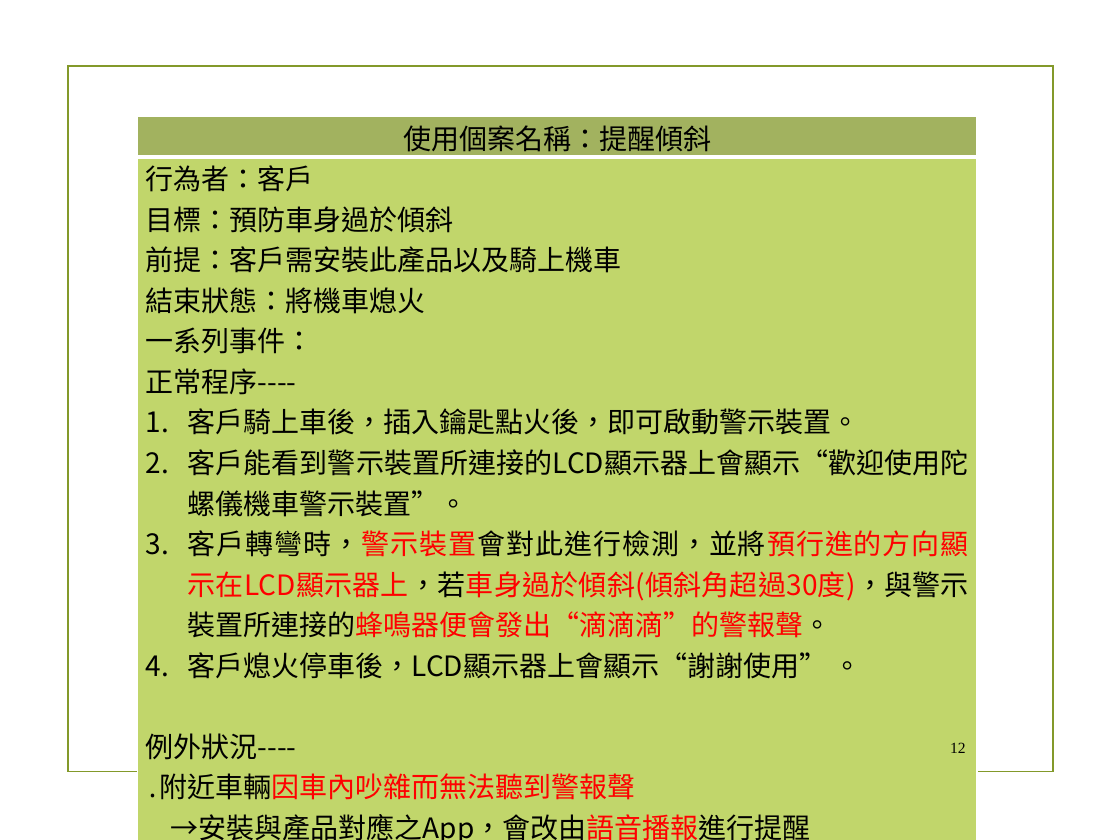
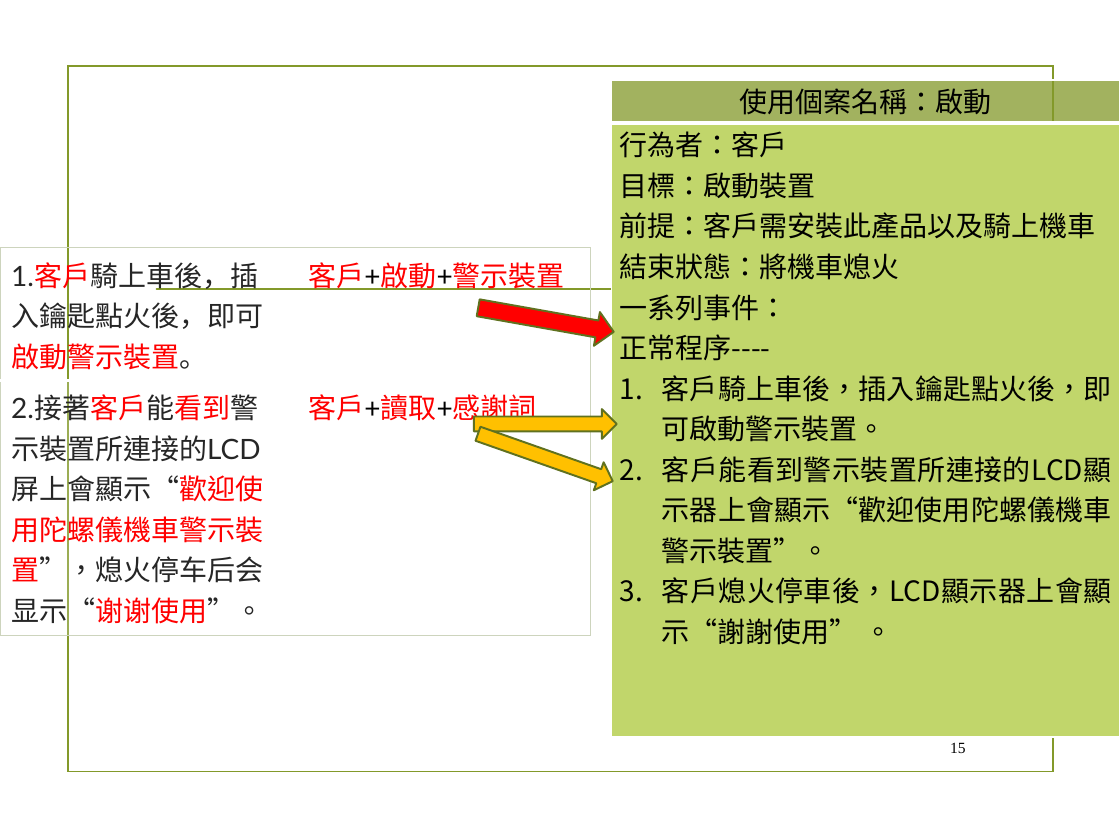
Before and after one commit to chandlerkuo/sharepee, a slide deck: slide 15 of 陀螺儀機車警示裝置.pptx (slide 12 before the commit). Drawn at 1120x840 pixels with LibreOffice and Linux fonts; fonts in the diff are those of the drawing; background and template pictures are left out. Boxes give left, top, right and bottom in pixels: in the first picture for what was removed or moved away, otherwise in the second. Text is boxed around its words. In the diff, an @@ line names an element or a change of style, - is before the commit and + after.

```diff
--- a/陀螺儀機車警示裝置.pptx
+++ b/陀螺儀機車警示裝置.pptx
@@ table at <box>612,80,1120,737</box> @@
-row 1, column 1: 使用個案名稱：提醒傾斜
+row 1, column 1: 使用個案名稱：啟動
-row 2, column 1: 行為者：客戶 / 目標：預防車身過於傾斜 / 前提：客戶需安裝此產品以及騎上機車 / 結束狀態：將機車熄火 / 一系列事件： / 正常程序---- / 客戶騎上車後，插入鑰匙點火後，即可啟動警示裝置。 / 客戶能看到警示裝置所連接的LCD顯示器上會顯示“歡迎使用陀螺儀機車警示裝置”。 / 客戶轉彎時，警示裝置會對此進行檢測，並將預行進的方向顯示在LCD顯示器上，若車身過於傾斜(傾斜角超過30度)，與警示裝置所連接的蜂鳴器便會發出“滴滴滴”的警報聲。 / 客戶熄火停車後，LCD顯示器上會顯示“謝謝使用” 。 / 例外狀況---- / ․附近車輛因車內吵雜而無法聽到警報聲 / →安裝與產品對應之App，會改由語音播報進行提醒
+row 2, column 1: 行為者：客戶 / 目標：啟動裝置 / 前提：客戶需安裝此產品以及騎上機車 / 結束狀態：將機車熄火 / 一系列事件： / 正常程序---- / 客戶騎上車後，插入鑰匙點火後，即可啟動警示裝置。 / 客戶能看到警示裝置所連接的LCD顯示器上會顯示“歡迎使用陀螺儀機車警示裝置”。 / 客戶熄火停車後，LCD顯示器上會顯示“謝謝使用” 。
@@ table: place and size @@
-table at <box>138,116,978,840</box>
+table at <box>612,80,1120,737</box>
@@ table added at <box>0,248,590,633</box>, 2 rows, 2 columns @@
+1.客戶騎上車後，插入鑰匙點火後，即可啟動警示裝置。 | 客戶+啟動+警示裝置
+2.接著客戶能看到警示裝置所連接的LCD屏上會顯示“歡迎使用陀螺儀機車警示裝置”，熄火停车后会显示“谢谢使用”。 | 客戶+讀取+感謝詞
@@ right arrow added at <box>475,291,617,348</box>, fill #FF0000, outline #61711F 1.25 pt @@
@@ right arrow added at <box>473,419,618,496</box>, fill #FFC000, outline #61711F 1.25 pt @@
@@ right arrow added at <box>474,409,617,439</box>, fill #FFC000, outline #61711F 1.25 pt @@
@@ page number at <box>950,742,966,753</box>: text changed @@
-12
+15
```
Also in this commit, not shown: 7 other slides changed, 6 slides added.
